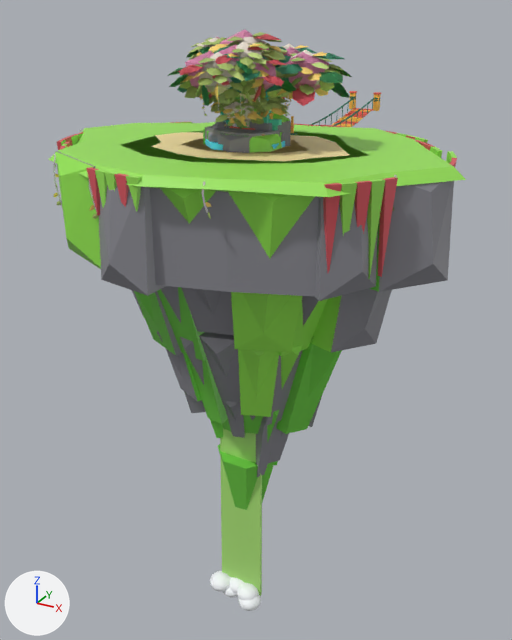
Two versions of the FBX model exports/TowerOfPets/Floor1/Floor1_Assets.fbx, one commit apart.
One viewpoint serves both versions: a 50 mm lens placed at (76.0, -133.8, 26.6), pointed at (-5.9, 15.1, -47.8). Arrows for +X, +Y and +Z are at lower left; the lights stay in place. The picture after the commit comes second.

Before the edit, the objects in view are built like this:
```python
ob_large_island_006 = bpy.data.objects.new('Large_Island.006', me_large_island)
ob_large_island_006.location = (0.0, 0.0, 0.0)
ob_rock_large_922 = bpy.data.objects.new('Rock_Large.922', me_rock_large)
ob_rock_large_922.location = (0.0, 0.0, 0.0)
ob_tree_large_high_117 = bpy.data.objects.new('Tree_Large_High.117', me_tree_large_high)
ob_tree_large_high_117.location = (0.0, 0.0, 0.0)
ob_tree_large_low_1614 = bpy.data.objects.new('Tree_Large_Low.1614', me_tree_large_low)
ob_tree_large_low_1614.location = (0.0, 0.0, 0.0)
ob_tree_small_046 = bpy.data.objects.new('Tree_Small.046', me_tree_small)
ob_tree_small_046.location = (0.0, 0.0, 0.0)
ob_waterfall_large_009 = bpy.data.objects.new('Waterfall_Large.009', me_waterfall_large)
ob_waterfall_large_009.location = (0.0, 0.0, 0.0)
# also in view: 'Bridge_Long.002' at (0.0, 35.0, 0.0)
```
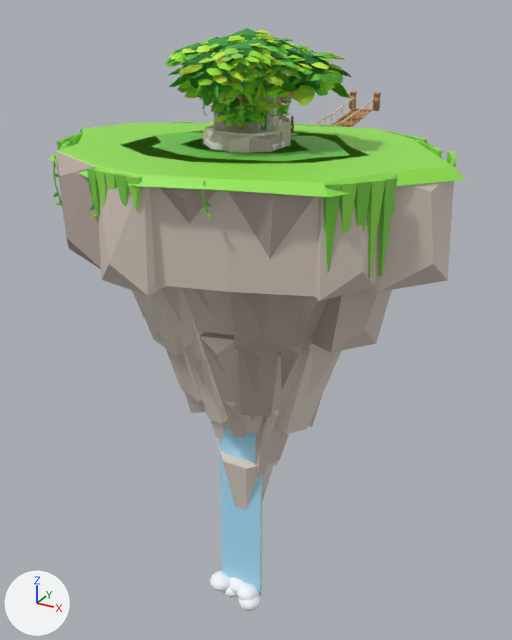
What differs and where, as boxes (x1, y1, x2, y2) in the pictures (512 x 640 px):
'Jungle_Canopy_Tree.371', added (green): after (165, 28, 315, 114)
'Overgrown_Arch.007', added (mostly hidden): after (214, 97, 279, 131)
'Ancient_Jungle_Tree.099', added (mostly hidden): after (180, 46, 299, 130)
'Flowering_Jungle_Tree.111', added (mostly hidden): after (209, 91, 293, 106)
'Jungle_Gate.004', added (mostly hidden): after (218, 92, 272, 130)
'Cliff_Segment.164', added (mostly hidden): after (223, 113, 260, 130)
part 1 of me_large_island, surface changed (lighter): (50, 121, 457, 510) in both
part 2 of me_tree_large_high, surface changed (darker): before (180, 32, 344, 128); after (180, 33, 344, 116)
part 3 of me_waterfall_large, surface changed (green to blue): (220, 428, 262, 596) in both
part 4 of me_rock_large, surface changed (lighter): (203, 126, 284, 153) in both
part 5 of me_tree_large_low, surface changed: before (168, 29, 351, 106)
'Tree_Large_Mystic.562', unchanged, uncovered by the edit: after (167, 34, 352, 106)

Edits to the bpy script that builds the scene:
```text
Change me_large_island:
    where me_large_island.from_pydata(...)  # 1756 vertices, 2984 faces; spans x -48.2..47.2, y -37.2..36.8, z -110.4..0.1
    me_large_island part 1: texture (UV) coordinates of 2984 of 2984 faces, centred in x -47.7..45.1, y -35.9..35.9, z -88.3..0.1, changed; they spanned u 0.03..0.97, v 0.72..0.91 and now span u 0.03..0.97, v 0.66..0.91
Change me_rock_large:
    where me_rock_large.from_pydata(...)  # 162 vertices, 288 faces; spans x -9.3..9.4, y -9.4..10.7, z -10.8..3.6
    me_rock_large part 4: texture (UV) coordinates of 288 of 288 faces, centred in x -8.8..8.7, y -8.6..9.8, z -8.6..3.6, changed; they spanned u 0.03..0.97, v 0.84..0.91 and now span u 0.09..0.22, v 0.84..0.84
Change me_tree_large_low:
    where me_tree_large_low.from_pydata(...)  # 1236 vertices, 1944 faces; spans x -17.9..21.6, y -20.2..16.6, z -0.4..22.8
    me_tree_large_low part 5: texture (UV) coordinates of 1944 of 1944 faces, centred in x -16.5..20.2, y -18.5..15.4, z -0.4..21.6, changed; they spanned u 0.22..0.47, v 0.72..0.84 and now span u 0.53..0.78, v 0.66..0.78
Change me_tree_large_high:
    where me_tree_large_high.from_pydata(...)  # 3978 vertices, 6204 faces; spans x -17.2..19.9, y -18.7..15.3, z -0.4..22.3
    me_tree_large_high part 2: texture (UV) coordinates of 6204 of 6204 faces, centred in x -16.2..18.7, y -17.8..14.3, z -0.4..22.0, changed; they spanned u 0.22..0.53, v 0.72..0.84 and now span u 0.53..0.84, v 0.66..0.78
Change me_waterfall_large:
    where me_waterfall_large.from_pydata(...)  # 388 vertices, 706 faces; spans x -8.7..7.1, y -9.8..8.0, z -123.2..0.5
    me_waterfall_large part 3: texture (UV) coordinates of 226 of 706 faces, centred in x -6.0..6.0, y -4.2..8.0, z -120.0..0.3, changed; they spanned u 0.59..0.66, v 0.72..0.72 and now span u 0.91..0.97, v 0.66..0.66
Add ob_overgrown_arch_007:
    ob_overgrown_arch_007 = bpy.data.objects.new('Overgrown_Arch.007', me_overgrown_arch)  # 712 vertices, 1204 faces; spans x -7.3..7.3, y -2.0..2.2, z 0.1..18.8; in mat_f1_palette (picture img_floor1_palette_png)
    ob_overgrown_arch_007.location = (0.0, 0.0, 0.0)
Add ob_ancient_jungle_tree_099:
    ob_ancient_jungle_tree_099 = bpy.data.objects.new('Ancient_Jungle_Tree.099', me_ancient_jungle_tree)  # 2940 vertices, 4716 faces; spans x -13.8..13.6, y -13.9..12.6, z -1.0..20.0; in mat_f1_palette (picture img_floor1_palette_png)
    ob_ancient_jungle_tree_099.location = (0.0, 0.0, 0.0)
Add ob_jungle_canopy_tree_371:
    ob_jungle_canopy_tree_371 = bpy.data.objects.new('Jungle_Canopy_Tree.371', me_jungle_canopy_tree)  # 3360 vertices, 5216 faces; spans x -15.1..15.7, y -15.3..15.5, z -0.5..23.0; in mat_f1_palette (picture img_floor1_palette_png)
    ob_jungle_canopy_tree_371.location = (0.0, 0.0, 0.0)
Add ob_flowering_jungle_tree_111:
    ob_flowering_jungle_tree_111 = bpy.data.objects.new('Flowering_Jungle_Tree.111', me_flowering_jungle_tree)  # 1201 vertices, 1870 faces; spans x -9.5..9.7, y -9.7..8.1, z -0.5..15.6; in mat_f1_palette (picture img_floor1_palette_png)
    ob_flowering_jungle_tree_111.location = (0.0, 0.0, 0.0)
Add ob_cliff_segment_164:
    ob_cliff_segment_164 = bpy.data.objects.new('Cliff_Segment.164', me_cliff_segment)  # 112 vertices, 180 faces; spans x -5.23..5.0, y -2.73..2.43, z -0.15..14.15; in mat_f1_palette (picture img_floor1_palette_png)
    ob_cliff_segment_164.location = (0.0, 0.0, 0.0)
Add ob_jungle_gate_004:
    ob_jungle_gate_004 = bpy.data.objects.new('Jungle_Gate.004', me_jungle_gate)  # 430 vertices, 736 faces; spans x -7.0..7.0, y -1.93..1.7, z 0.0..12.8; in mat_f1_palette (picture img_floor1_palette_png)
    ob_jungle_gate_004.location = (0.0, 0.0, 0.0)
```
